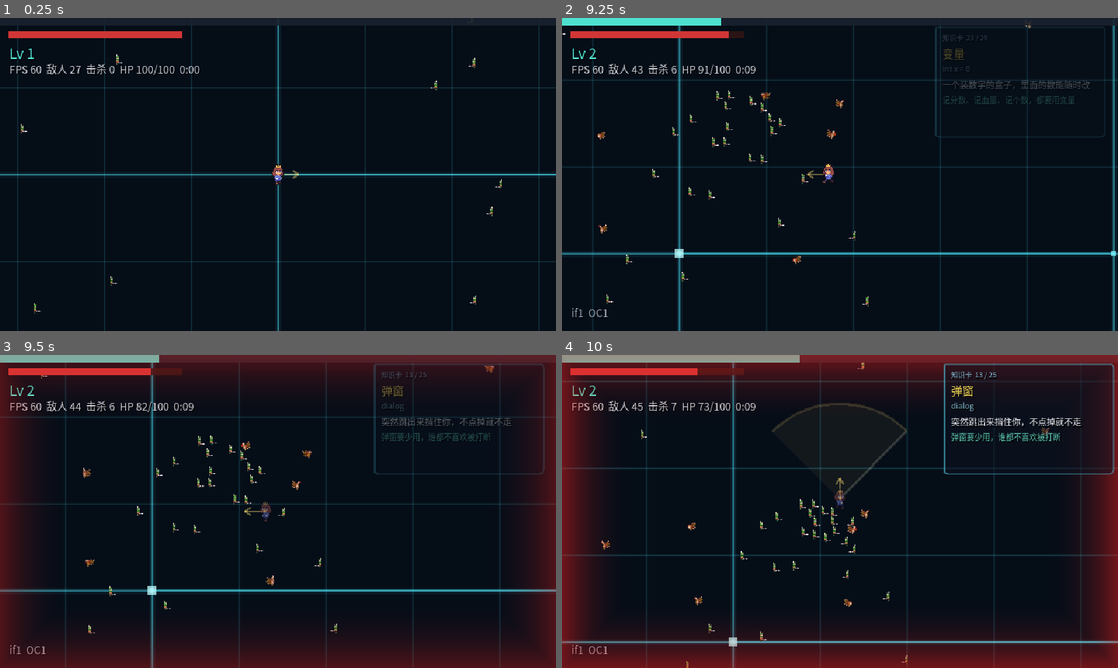
Above: before the commit, frames 1-4 (two rows, left to right).
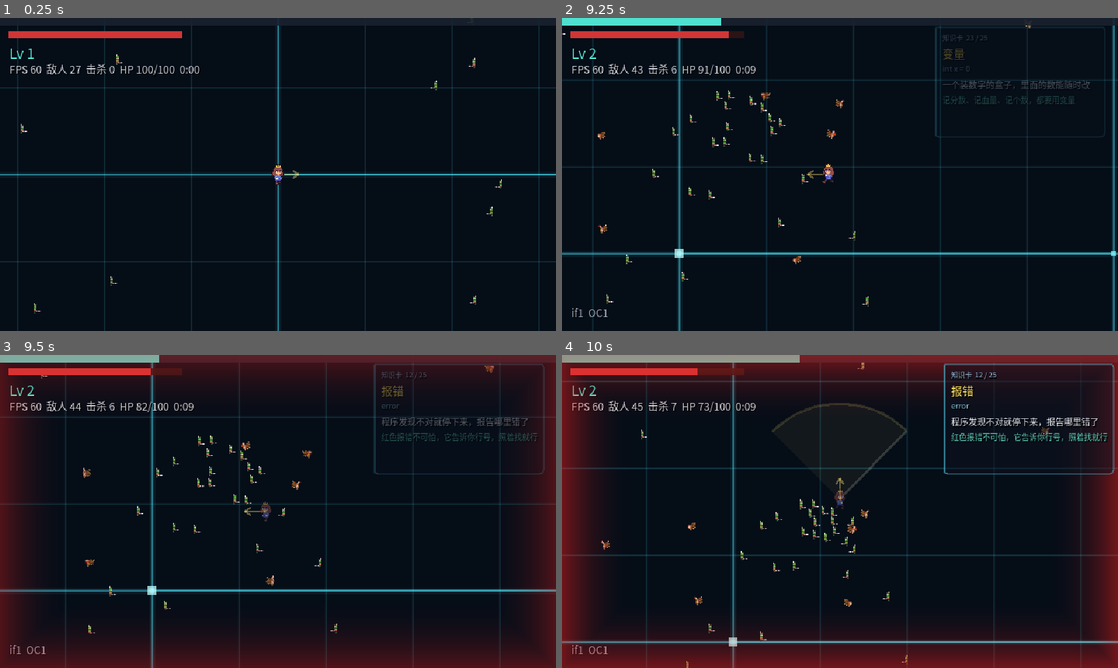
Above: after the commit, the same moments.

Repository: xy5945/CodeSurvivors
Game: Godot game, scene res://main.tscn
The game is run twice, just before and just after one commit, with the same random seed, the same clock (stepped at 60 frames per second) and the same inputs.
Inputs (mouse positions are in pixels of both pictures, inside the frame that each line leads up to):
- Up to frame 1 (0.25 s): no input
- Up to frame 2 (9.25 s): move the mouse to (812, 237) at 0.52 s; hold W (move_up) 0.53-2.03 s; tap Tab (build_panel) every 1.5 s from 0.6 to 8.1 s; click (812, 237) at 0.67 s; move the mouse to (1006, 221) at 1.27 s; tap M every 1.5 s from 1.35 to 8.85 s; move the mouse to (673, 127) at 2.02 s; hold A (move_left) 2.03-3.53 s; move the mouse to (867, 174) at 2.77 s; click (867, 174) at 2.92 s; move the mouse to (756, 96) at 3.52 s; hold S (move_down) 3.53-4.28 s; move the mouse to (962, 158) at 4.27 s; hold D (move_right) 4.28-5.03 s; move the mouse to (662, 183) at 5.02 s; hold W (move_up) 5.03-5.78 s; click (662, 183) at 5.17 s; move the mouse to (895, 105) at 5.77 s; hold D (move_right) 5.78-8.03 s; move the mouse to (812, 237) at 6.52 s; move the mouse to (1006, 221) at 7.27 s; click (1006, 221) at 7.42 s; move the mouse to (673, 127) at 8.02 s; hold S (move_down) 8.03-8.78 s; move the mouse to (867, 174) at 8.77 s; hold A (move_left) from 8.78 s (still down)
- Up to frame 3 (9.5 s): keep holding A (move_left)
- Up to frame 4 (10 s): move the mouse to (756, 433) at 9.52 s; release A (move_left) at 9.53 s; hold W (move_up) from 9.53 s (still down); tap Tab (build_panel) at 9.6 s; click (756, 433) at 9.67 s

Frames 1-2 are identical in both runs. In frame 3, 0.7% of the frame differs, in the area x 68-97%, y 6-28%; in frame 4, 1.1%, in the area x 70-99%, y 6-28%.

Commit message:
修复：武器/被动的知识卡一直弹不出来 + 新增 --cardcov 覆盖率测试
Bug：sim.step 开头无条件 clear card_events，而"首次获得武器"的事件产生于
玩家在升级弹窗点卡片的那一刻（step 之后、下一帧之前），于是每次都被下一帧
吞掉 —— 11 张升级卡（6 武器 + 5 被动）实际一张都弹不出来，只有敌人卡能弹。
改成与 sfx_events 同款：由消费方（main._drain_cards）清空，step 里只做
size>64 的兜底保护。

tools/bench.gd 新增 --cardcov：跑四局对照（理想/随手点/稳着打/贴脸打）
统计一局能解锁几张卡。实测 20 分钟局 Lv 66 解锁 21/25（逻辑层上限），
缺的 4 张分别是开局送的 whip/gem 与表现层 push 的 patch/chest。

Diff:
--- a/core/sim.gd
+++ b/core/sim.gd
@@ -120,7 +120,13 @@
 		return
 	time += dt
 	sfx_events.clear()
-	card_events.clear()
+	# card_events **不能**在这里清。它和 sfx_events 不一样：音效事件全部产生于
+	# step 内部，同一帧就消费完；而"首次获得武器/被动"的事件产生于玩家在升级
+	# 弹窗里点卡片的那一刻 —— 那是 step 之后、下一帧之前。这里一清，武器卡的
+	# 事件就被下一帧的 step 吞掉，玩家永远看不到武器知识卡（2026-09-17 实测）。
+	# 所以它是一条靠消费方清空的队列，见 KnowledgeUI 的投递处。
+	if card_events.size() > 64:
+		card_events.clear()
 
 	_move_player(dt, dir_x, dir_y)
 	if spawn_enabled:
--- a/main.gd
+++ b/main.gd
@@ -99,6 +99,14 @@
 		if a.begins_with("--smoke"):
 			set_process(false)
 			Bench.run_smoke(float(a.split("=")[-1]) if "=" in a else 10.0)
+			get_tree().quit()
+			return
+
+	# --cardcov：知识卡覆盖率，跑三种典型局看一局能解锁几张卡
+	for a in OS.get_cmdline_user_args():
+		if a.begins_with("--cardcov"):
+			set_process(false)
+			Bench.run_card_coverage(float(a.split("=")[-1]) if "=" in a else 20.0)
 			get_tree().quit()
 			return
 
@@ -411,9 +419,14 @@
 
 
 ## 知识卡事件：仿真层只说"这一帧首次遇到了什么"，排队和显示交给 KnowledgeUI。
+## 队列由**这里**清空，不在 sim.step 里清 —— 升级弹窗里点出来的事件发生在 step
+## 之后，step 一清就丢了（武器卡曾经全部弹不出来，就是栽在这）。
 func _drain_cards() -> void:
+	if sim.card_events.is_empty():
+		return
 	for id in sim.card_events:
 		knowledge.push(id)
+	sim.card_events.clear()
 
 
 ## 状态变化类音效：靠比前后帧的累计计数和状态位来发现。
--- a/tools/bench.gd
+++ b/tools/bench.gd
@@ -214,6 +214,89 @@
 ##
 ## 运行：godot --headless --path . -- --opening
 ##
+##
+## 知识卡覆盖率：一局到底能解锁多少张卡？
+##
+## 图鉴要显示"已解锁 x / 25"，那就得先知道 25 这个数在真实一局里够不够得着。
+## 三个变量会挡住集齐：① 升级次数（升级项要一个个选出来）
+## ② 玩家能不能活到后期（后面的怪 + Boss 卡都在时间轴上）③ 选择策略。
+## 所以跑三种典型局：理想玩家（无敌 + 优先拿新项）/ 随手点（无敌 + 随机）
+## / 真实玩家（不无敌 + 优先新项，会死在中途）。
+##
+## 运行：godot --headless --path . -- --cardcov
+##
+static func run_card_coverage(minutes: float = 20.0) -> void:
+	print("")
+	print("=== 知识卡覆盖率 ===")
+	print("每局 %.0f 分钟 · 绕圈移动 · 三选一" % minutes)
+	print("")
+	_cardcov("A 理想玩家 · 无敌 · 优先拿没拿过的 · 小圈", minutes, true, true, 0.06)
+	_cardcov("B 随手点 · 无敌 · 三选一随机 · 小圈", minutes, true, false, 0.06)
+	_cardcov("C 稳着打 · 不无敌 · 优先新项 · 大圈（躲得多、打得少）", minutes, false, true, 0.006)
+	_cardcov("D 贴脸打 · 不无敌 · 优先新项 · 小圈（打得狠、容易被围）", minutes, false, true, 0.06)
+	print("")
+
+
+static func _cardcov(title: String, minutes: float, god: bool, greedy: bool, orbit: float) -> void:
+	var sim := Sim.new()
+	sim.setup()
+	sim.god_mode = god
+
+	var seen := {}
+	var steps := int(minutes * 60.0 / GameConfig.FIXED_DT)
+	var deaths := -1.0
+	var step := 0
+	while step < steps:
+		var a := float(step) * orbit
+		sim.step(GameConfig.FIXED_DT, cos(a), sin(a))
+		for id in sim.card_events:
+			seen[str(id)] = true
+		sim.card_events.clear()
+		# 不开无敌的局：血空了就停，记下死亡时间
+		if not god and sim.player_hp <= 0.0 and deaths < 0.0:
+			deaths = sim.time
+			break
+
+		while sim.pending_levelups > 0:
+			var choices: Array = sim.loadout.roll_choices(3)
+			var pick: Dictionary = _pick(choices, sim, greedy)
+			var id := str(pick["def"]["id"])
+			if id == "_heal":
+				sim.apply_heal_pick(30.0)
+			else:
+				sim.apply_upgrade(id)
+		step += 1
+
+	var total := KnowledgeDB.total()
+	var miss := []
+	for c in KnowledgeDB.CARDS:
+		if not seen.has(str(c["id"])):
+			miss.append(str(c["id"]))
+	print("  %s" % title)
+	print("    Lv %d · 用时 %.1f 分%s · 解锁 %d / %d · 补丁包 %d · 宝箱 %d" % [
+		sim.level, (deaths if deaths > 0.0 else sim.time) / 60.0,
+		" （阵亡）" if deaths > 0.0 else "", seen.size(), total,
+		sim.patches_collected, sim.chests_collected])
+	if miss.is_empty():
+		print("    全解锁")
+	else:
+		print("    没拿到：" + "、".join(miss))
+
+
+## greedy = true 时优先选还没拥有的项（想集齐的玩家都这么点），
+## 否则三选一随手点第一个。
+static func _pick(choices: Array, sim, greedy: bool) -> Dictionary:
+	if not greedy:
+		return choices[0]
+	var fallback: Dictionary = choices[0]
+	for c in choices:
+		var d: Dictionary = c["def"]
+		var id := str(d["id"])
+		if id != "_heal" and sim.loadout.level_of(id) == 0:
+			return c
+	return fallback
+
+
 static func run_opening() -> void:
 	var s1: Dictionary = UpgradeDefs.stats_for("whip", 1)
 	var reach: float = float(s1["reach"])
